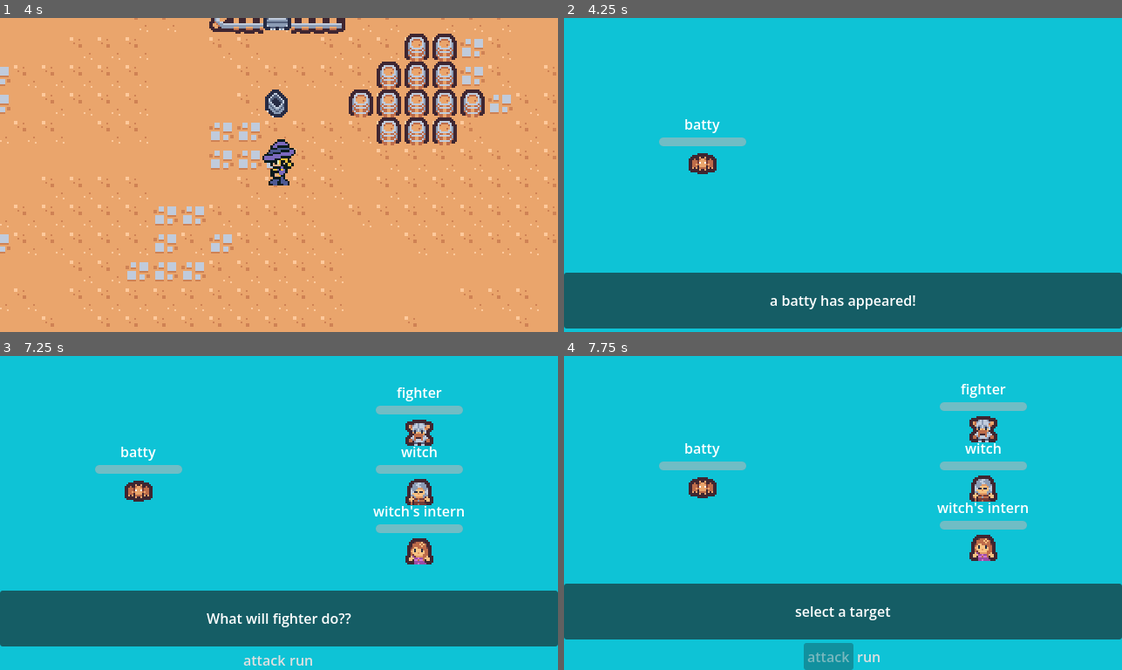
Above: before the commit, frames 1-4 (two rows, left to right).
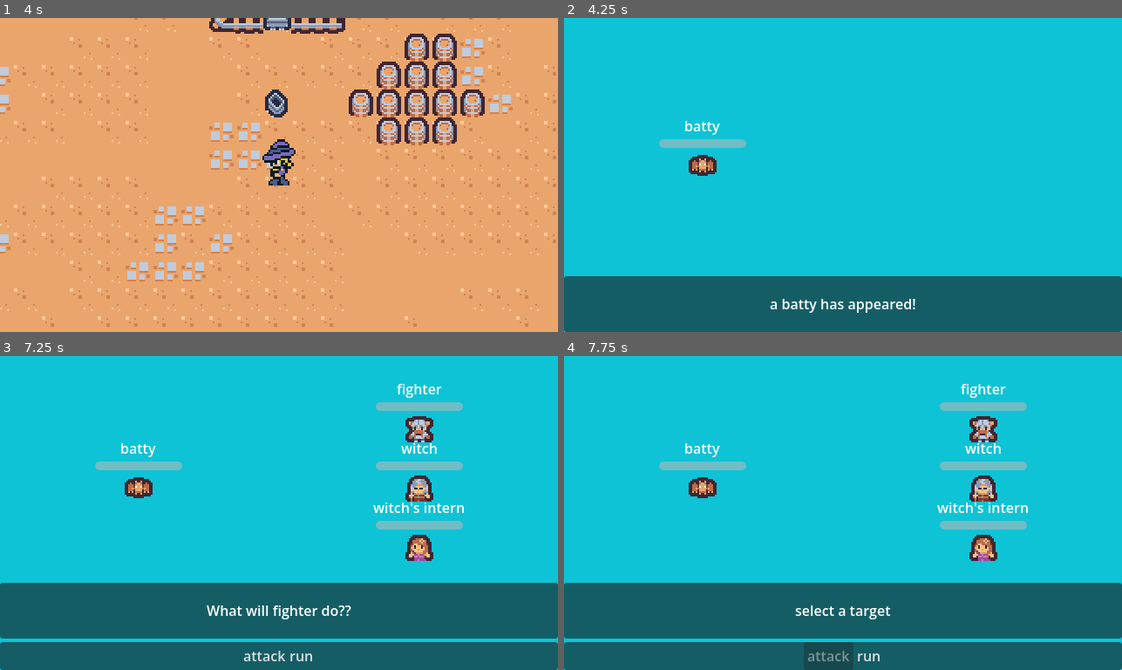
Above: after the commit, the same moments.

Repository: naturalstupidity0246/rpg-test
Game: Godot game, scene res://scenes/world.tscn
The game is run twice, just before and just after one commit, with the same random seed, the same clock (stepped at 60 frames per second) and the same inputs.
Inputs (mouse positions are in pixels of both pictures, inside the frame that each line leads up to):
- Up to frame 1 (4 s): tap Enter at 0.5 s; hold D (move_right) 0.53-1.28 s; hold S (move_down) 1.28-2.03 s; hold D (move_right) 2.03-2.78 s; hold W (move_up) 2.78-3.53 s; hold A (move_left) from 3.53 s (still down)
- Up to frame 2 (4.25 s): keep holding A (move_left)
- Up to frame 3 (7.25 s): release A (move_left) at 5 s; click (139, 484) at 5 s; tap Space at 5.75 s; hold S (move_down) 5.78-6.53 s; tap Enter at 6.5 s; hold D (move_right) from 6.53 s (still down)
- Up to frame 4 (7.75 s): release D (move_right) at 7.25 s; click "attack" at 7.25 s

Frame 1 is identical in both runs. In frame 2, 3.2% of the frame differs, in the area x 0-100%, y 32-100%; in frame 3, 15%, in the area x 0-100%, y 8-100%; in frame 4, 9.7%.

Commit message:
adjusted UI

Diff:
--- a/scenes/battlescene.tscn
+++ b/scenes/battlescene.tscn
@@ -66,20 +66,24 @@
 size_flags_horizontal = 3
 alignment = 1
 
-[node name="PanelContainer" type="PanelContainer" parent="mainlayout" unique_id=1433269980]
+[node name="textbox" type="PanelContainer" parent="mainlayout" unique_id=1433269980]
 custom_minimum_size = Vector2(0, 64)
 layout_mode = 2
 
-[node name="speaker" type="Label" parent="mainlayout/PanelContainer" unique_id=1460261425]
+[node name="speaker" type="Label" parent="mainlayout/textbox" unique_id=1460261425]
 layout_mode = 2
 text = "a wild group of [enemy] appears!"
 horizontal_alignment = 1
 
-[node name="action_btns" type="HBoxContainer" parent="mainlayout" unique_id=205099887]
+[node name="buttonbox" type="PanelContainer" parent="mainlayout" unique_id=450173421]
+layout_mode = 2
+
+[node name="action_btns" type="HBoxContainer" parent="mainlayout/buttonbox" unique_id=205099887]
+custom_minimum_size = Vector2(0, 32)
 layout_mode = 2
 alignment = 1
 
-[node name="attack" type="Button" parent="mainlayout/action_btns" unique_id=98659592]
+[node name="attack" type="Button" parent="mainlayout/buttonbox/action_btns" unique_id=98659592]
 layout_mode = 2
 theme_override_styles/normal = SubResource("StyleBoxEmpty_30i1k")
 theme_override_styles/pressed = SubResource("StyleBoxEmpty_bm4ed")
@@ -87,7 +91,7 @@
 theme_override_styles/hover_pressed_mirrored = SubResource("StyleBoxEmpty_fbgux")
 text = "attack"
 
-[node name="run" type="Button" parent="mainlayout/action_btns" unique_id=1531529822]
+[node name="run" type="Button" parent="mainlayout/buttonbox/action_btns" unique_id=1531529822]
 layout_mode = 2
 theme_override_styles/normal = SubResource("StyleBoxEmpty_wj8kd")
 theme_override_styles/pressed = SubResource("StyleBoxEmpty_r612u")
@@ -97,5 +101,5 @@
 
 [node name="music" type="AudioStreamPlayer2D" parent="." unique_id=801266319]
 
-[connection signal="pressed" from="mainlayout/action_btns/attack" to="." method="_on_attack_pressed"]
-[connection signal="pressed" from="mainlayout/action_btns/run" to="." method="_on_run_pressed"]
+[connection signal="pressed" from="mainlayout/buttonbox/action_btns/attack" to="." method="_on_attack_pressed"]
+[connection signal="pressed" from="mainlayout/buttonbox/action_btns/run" to="." method="_on_run_pressed"]
--- a/scripts/battlescene.gd
+++ b/scripts/battlescene.gd
@@ -4,9 +4,12 @@
 @export var battle_unit_scn: PackedScene
 
 #IMPORTANT check your scene tree. names must match
-@onready var speaker: Label = $mainlayout/PanelContainer/speaker
-@onready var attack: Button = $mainlayout/action_btns/attack
-@onready var run: Button = $mainlayout/action_btns/run
+@onready var speaker: Label = $mainlayout/textbox/speaker
+#interaction buttons
+@onready var buttonbox: PanelContainer = $mainlayout/buttonbox
+@onready var attack: Button = $mainlayout/buttonbox/action_btns/attack
+@onready var run: Button = $mainlayout/buttonbox/action_btns/run
+#interaction buttons
 @onready var enemyside: VBoxContainer = $mainlayout/battlearea/enemyside
 @onready var playerside: VBoxContainer = $mainlayout/battlearea/playerside
 @onready var music: AudioStreamPlayer2D = $music
@@ -22,8 +25,7 @@
 #initialize the battle scene itself
 func initialize(enemy_data_array: Array, player_status_array: Array):
 	#hides the buttons while introducing the enemy
-	attack.hide()
-	run.hide()
+	buttonbox.hide()
 	#plays the music
 	var audio = "res://music/Rude Buster.mp3";
 	music.stream = load(audio)
@@ -59,8 +61,7 @@
 		active_enemy_units.append(unit)
 		await get_tree().create_timer(3.0).timeout
 		#shows the buttons when intro is finished
-		attack.show()
-		run.show()
+		buttonbox.show()
 
 	#spawn party loop
 	for status in player_status_array:
